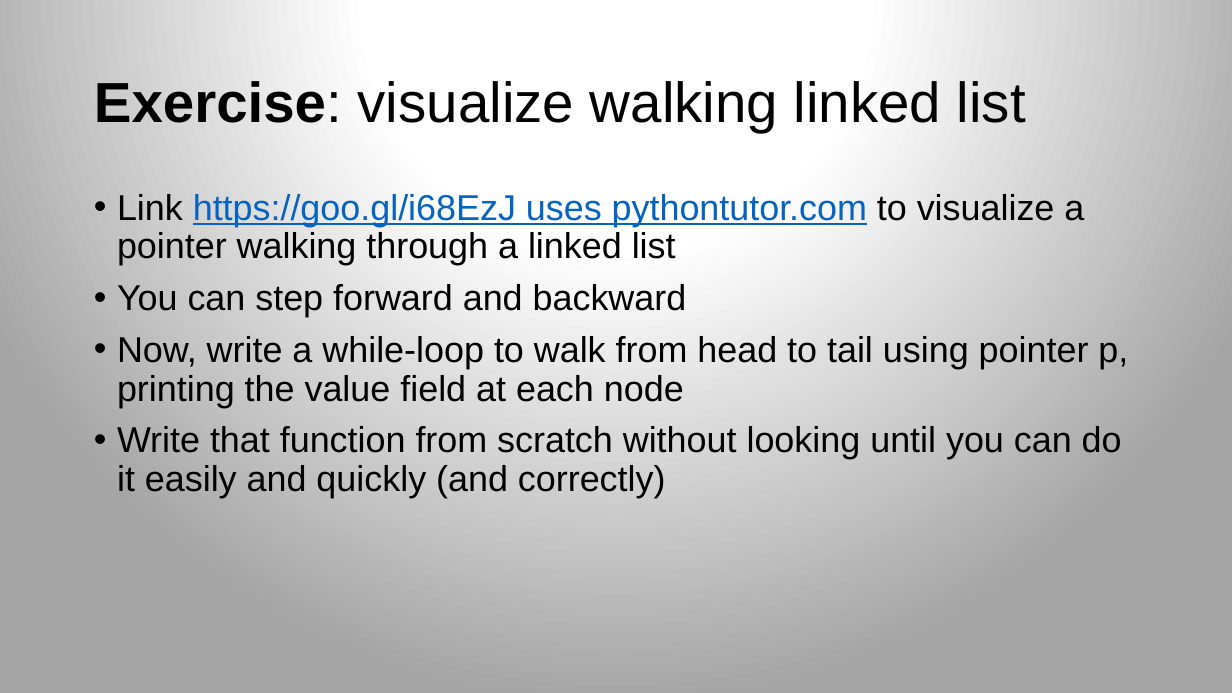
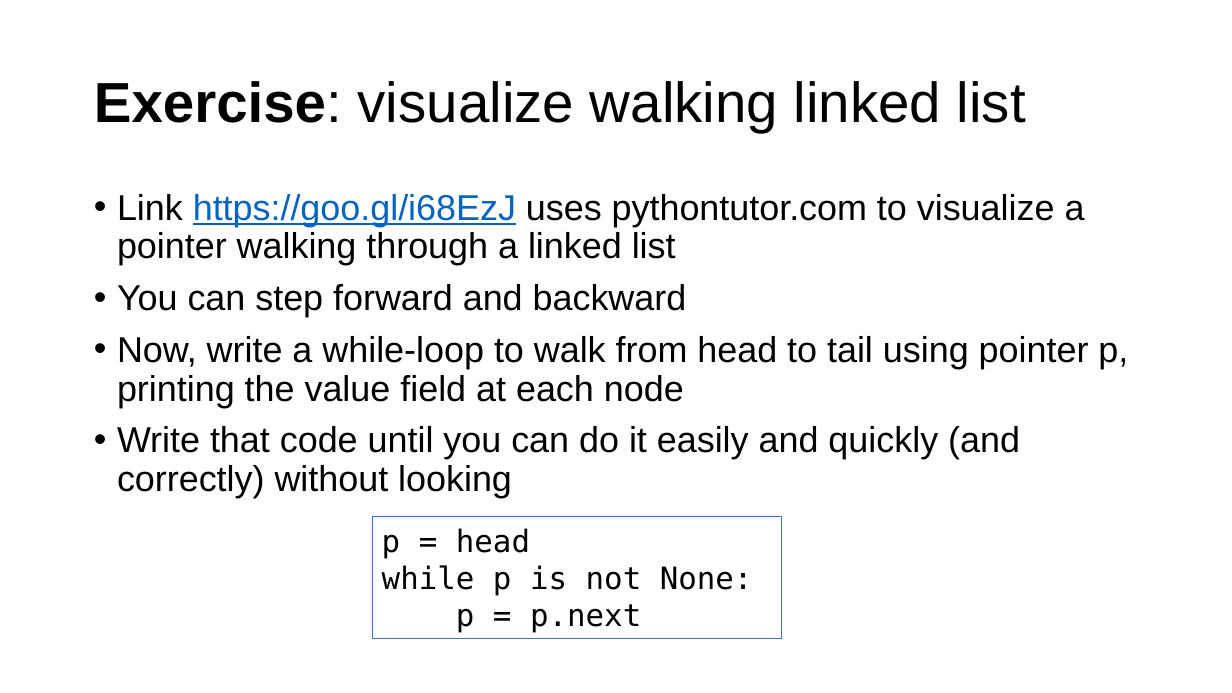
Before and after one commit to parrt/msds689, a slide deck: slide 5 of notes/walking-structures.pptx. Drawn at 1232x693 pixels with LibreOffice and Linux fonts; fonts in the diff are those of the drawing; background and template pictures are left out. Boxes give left, top, right and bottom in pixels: in the first picture for what was removed or moved away, otherwise in the second. Text is boxed around its words. In the diff, an @@ line names an element or a change of style, - is before the commit and + after.

```diff
--- a/notes/walking-structures.pptx
+++ b/notes/walking-structures.pptx
@@ background gradient #FFFFFF to #A5A5A5 to #FFFFFF @@
@@ text at bbox=[117, 194, 1085, 265]: text colour #0563C1 to #000000, underline off in "uses pythontutor.com" @@
@@ text at bbox=[117, 426, 1020, 498]: text changed @@
-• Write that function from scratch without looking until you can do it easily and quickly (and correctly)
+• Write that code until you can do it easily and quickly (and correctly) without looking
@@ rectangle added at bbox=[372, 517, 781, 638], outline #4472C4 0.75 pt, 24 pt, text #000000 @@
+p = head
+while p is not None:
+p = p.next
```
Also in this commit, not shown: 12 other slides changed, 2 slides added, 2 other files.
